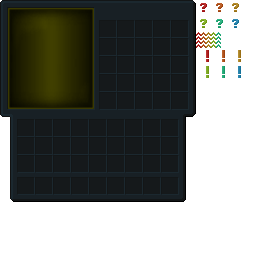
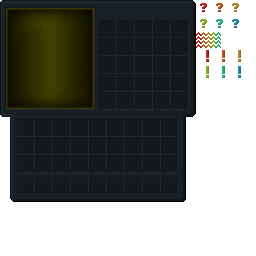
Layered file, before and after one edit (w=256, h=256). Changes by layer:
renamed "Layer 6" to "Screen", painted on it over left=6, top=8, right=48, bottom=109
removed layer "Layer 15" over left=5, top=47, right=39, bottom=110
removed layer "Layer 14" over left=0, top=6, right=6, bottom=73
renamed "Layer 13" to "Inventory", painted on it over left=0, top=6, right=48, bottom=110
